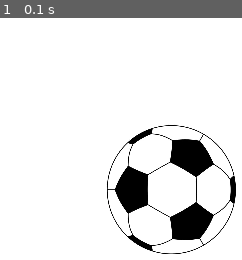
Above: before the commit, frame 1.
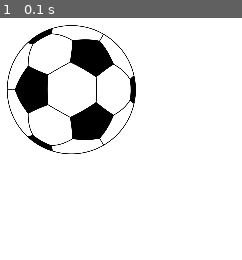
Above: after the commit, the same moment.

Repository: bhawesh2002/learning_path_to_PyGame
Game: pygame game, started from jumping obj/jumping_obj.py
The game is run twice, just before and just after one commit, with the same random seed, the same clock (stepped at 60 frames per second) and the same inputs.
Inputs:
- Up to frame 1 (0.1 s): no input

The runs differ from the first frame. In frame 1, 15% of the frame differs, in the area x 2-98%, y 2-98%.

Commit message:
get ball's coordinates and pass it to blit

Diff:
--- a/jumping obj/jumping_obj.py
+++ b/jumping obj/jumping_obj.py
@@ -12,9 +12,12 @@
 soccer_ball = pygame.image.load(os.path.join('jumping obj','Assets','soccer-ball.jpg')).convert()
 soccer_ball_scaled = pygame.transform.scale(soccer_ball, (150,150))
 soccer_ball_scaled.set_colorkey((255,255,255))
+soccer_ball_rect = soccer_ball_scaled.get_rect()
+x_dir = soccer_ball_rect.x
+y_dir = soccer_ball_rect.y
 while(True):
     window.fill((255,255,255))  # fill the screen with a light green color
-    window.blit(soccer_ball_scaled, (100,100))
+    window.blit(soccer_ball_scaled, (x_dir,y_dir))
     pygame.display.update()
     for event in pygame.event.get():
         if (event.type == QUIT or (event.type == KEYDOWN and event.key == K_q)):
